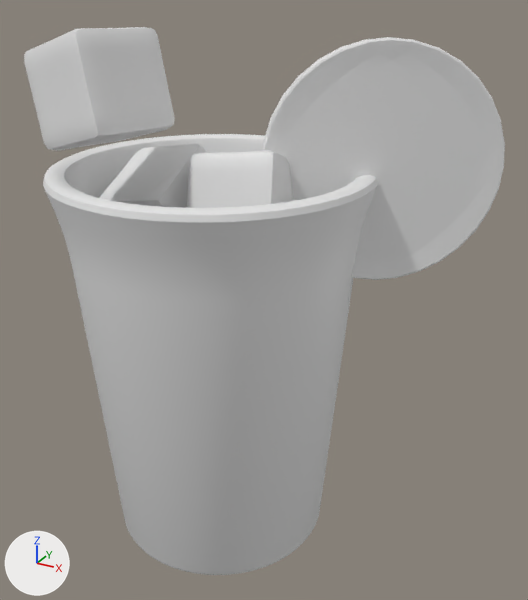
The OBJ model public/assets/drink-baked/blog0052.obj, before and after one commit.
Before and after are seen from a 50 mm lens placed at (3.45, -5.35, 5.2), pointed at (0.48, 0.06, 2.5). The lights are fixed; the arrows at lower left show +X, +Y and +Z. The picture after the commit comes second. Where no turn or scale is listed for an object, it has been applied to the vertices.
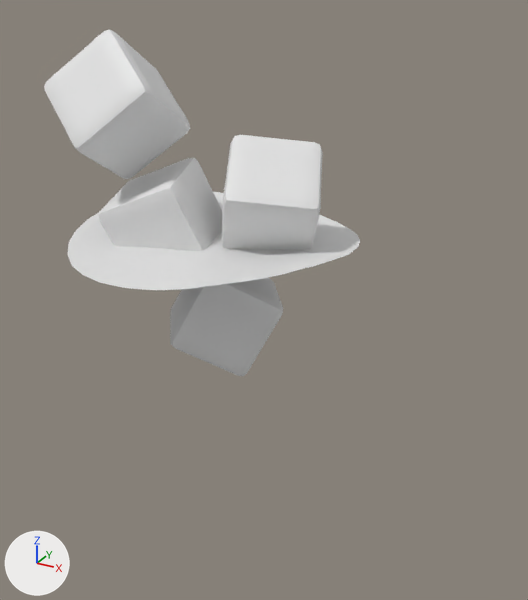
The change, as a diff of the scene's bpy script:
```diff
--- a/public/assets/drink-baked/blog0052.obj.py
+++ b/public/assets/drink-baked/blog0052.obj.py
@@ me_cube @@
 # used by ob_cube; location = (0.0, 0.0, 0.0)
-me_cube.from_pydata(...)  # 386 vertices, 384 faces; spans x -0.628..0.65, y -0.625..0.62, z 1.798..2.88
+me_cube.from_pydata(...)  # 386 vertices, 384 faces; spans x -0.569..0.682, y -0.558..0.633, z 1.773..2.815
+# me_cube part 1: the whole mesh is multiplied about its middle by the matrix ((-0.953, -0.296, 0.065), (-0.045, 0.349, 0.936), (-0.3, 0.889, -0.346)), then moved by (0.045, 0.04, -0.045)
@@ me_cube_001 @@
 # used by ob_cube_001; location = (0.0, 0.0, 0.0)
-me_cube_001.from_pydata(...)  # 386 vertices, 384 faces; spans x -0.943..-0.027, y -0.563..0.517, z 2.721..3.849
+me_cube_001.from_pydata(...)  # 386 vertices, 384 faces; spans x -1.014..0.114, y -0.642..0.411, z 2.621..3.694
+# me_cube_001 part 2: the whole mesh is multiplied about its middle by the matrix ((0.946, -0.186, -0.267), (0.261, 0.924, 0.281), (0.194, -0.335, 0.922)), then moved by (0.035, -0.092, -0.128)
@@ me_cube_002 @@
 # used by ob_cube_002; location = (0.0, 0.0, 0.0)
-me_cube_002.from_pydata(...)  # 386 vertices, 384 faces; spans x -0.054..0.859, y -0.596..0.429, z 2.902..3.947
+me_cube_002.from_pydata(...)  # 386 vertices, 384 faces; spans x -0.084..1.062, y -0.453..0.784, z 2.856..3.965
+# me_cube_002 part 3: the whole mesh is multiplied about its middle by the matrix ((0.307, -0.688, 0.658), (-0.303, -0.726, -0.617), (0.902, -0.01, -0.431)), then moved by (0.086, 0.249, -0.014)
@@ me_cube_003 @@
 # used by ob_cube_003; location = (0.0, 0.0, 0.0)
-me_cube_003.from_pydata(...)  # 386 vertices, 384 faces; spans x -1.155..-0.088, y -1.159..-0.185, z 3.902..4.867
+me_cube_003.from_pydata(...)  # 386 vertices, 384 faces; spans x -1.347..-0.256, y -0.84..0.345, z 3.532..4.814
+# me_cube_003 part 4: the whole mesh is multiplied about its middle by the matrix ((0.824, -0.228, -0.519), (0.48, 0.769, 0.423), (0.303, -0.597, 0.743)), then moved by (-0.179, 0.425, -0.211)
@@ me_plane @@
 # used by ob_plane; location = (0.0, 0.0, 0.0)
-me_plane.from_pydata(...)  # 252 vertices, 74 faces; spans x -1.31..1.31, y -1.3..1.3, z 3.0..3.15
+me_plane.from_pydata(...)  # 216 vertices, 159 faces; spans x -1.31..1.31, y -1.31..1.31, z 3.0..3.15
+# me_plane part 5: 202 vertices removed from x -1.31..1.31, y -1.3..1.3, z 3.0..3.15; 166 vertices added at x -1.29..1.29, y -1.31..1.31, z 3.0..3.15
@@ ob_circle_001 @@
-ob_circle_001 = bpy.data.objects.new('Circle.001', me_circle_001)
-ob_circle_001.location = (0.0, 0.0, 0.0)
@@ ob_cylinder @@
-ob_cylinder = bpy.data.objects.new('Cylinder', me_cylinder)
-ob_cylinder.location = (0.0, 0.0, 0.0)
```

What differs and where, as boxes (x1, y1, x2, y2) in the pictures (528 x 600 px; the box of a moved part takes in the faces that stretch with it):
'Cylinder', deleted
    before: (43, 134, 378, 575)
'Circle.001', deleted
    before: (263, 37, 505, 280)
'Cube.003', reshaped (21% taller)
    before: (24, 27, 175, 151)
    after: (44, 29, 190, 179)
'Cube.002', reshaped
    before: (187, 151, 293, 208)
    after: (221, 135, 323, 250)
'Cube.001', reshaped
    before: (100, 144, 207, 208)
    after: (99, 158, 222, 251)
part 1 of me_cube, moved or reshaped (not visible before)
    after: (170, 278, 283, 376)
part 5 of me_plane, moved or reshaped (not visible before)
    after: (67, 192, 360, 290)
